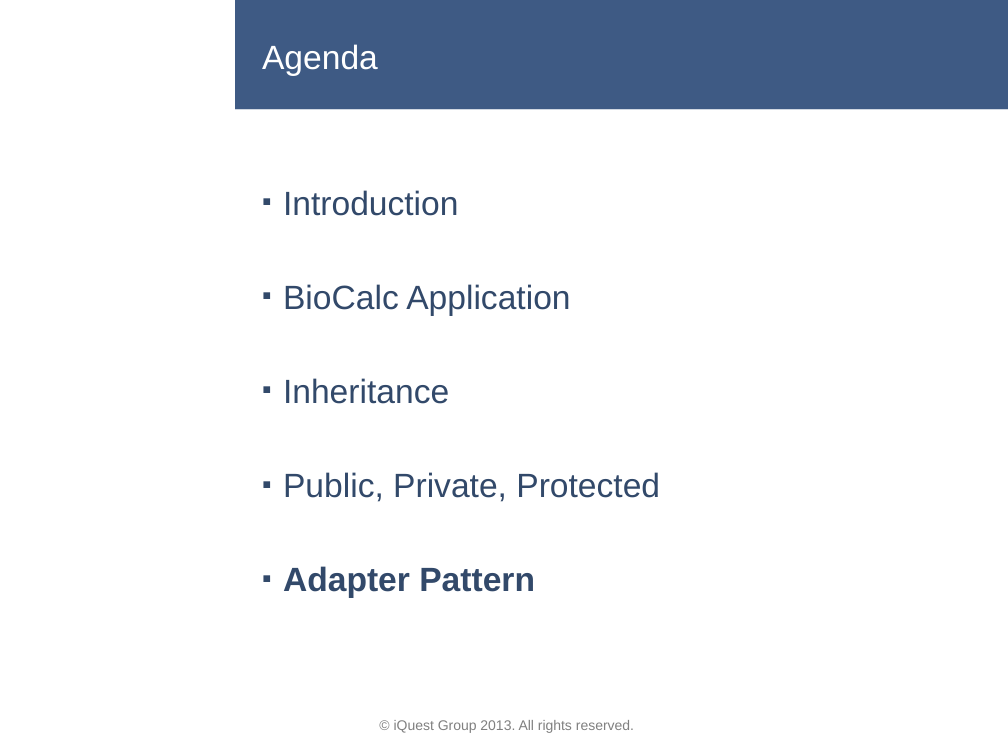
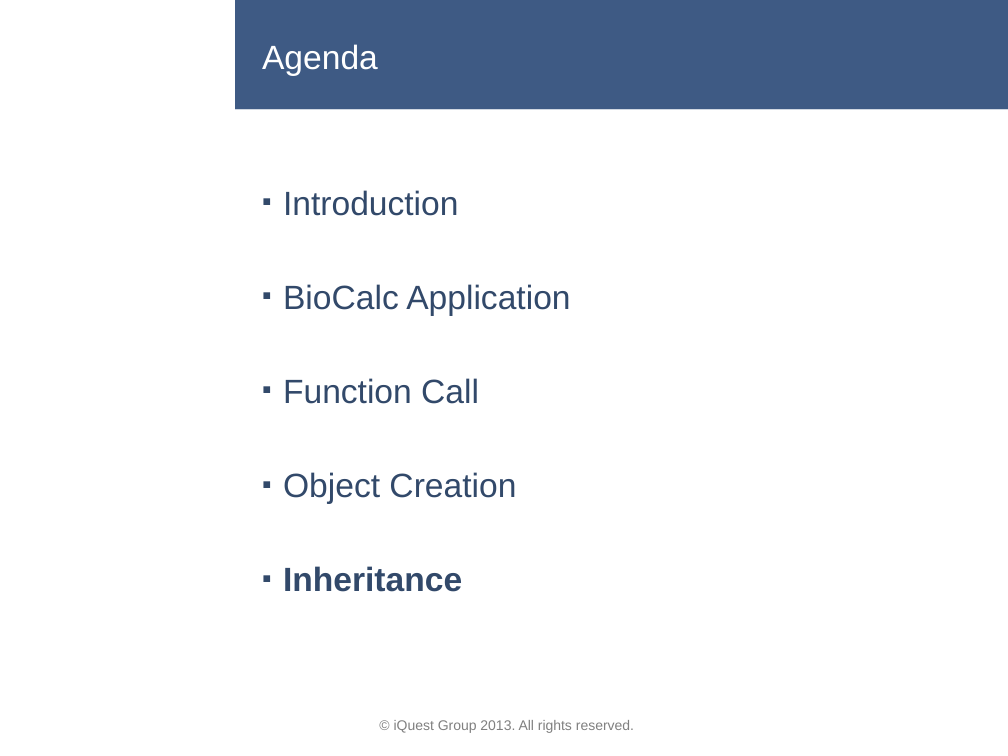
Before and after one commit to lastunicorn/BioCalcJs, a slide deck: slide 12 of doc/BioCalc Presentation.pptx (slide 26 before the commit). Drawn at 1008x756 pixels with LibreOffice and Linux fonts; fonts in the diff are those of the drawing; background and template pictures are left out. Boxes give left, top, right and bottom in pixels: in the first picture for what was removed or moved away, otherwise in the second. Text is boxed around its words. In the diff, an @@ line names an element or a change of style, - is before the commit and + after.

Commit message:
i reduced the presentation. i cut it after the inheritance. i also created a helper function that sets the prototype property and constructor on a function.

```diff
--- a/doc/BioCalc Presentation.pptx
+++ b/doc/BioCalc Presentation.pptx
@@ text at box(283, 378, 516, 504): paragraphs added @@
+▪ Function Call
+▪ Object Creation
@@ text at box(283, 472, 660, 598): paragraphs removed @@
-▪ Public, Private, Protected
-▪ Adapter Pattern
@@ text at box(283, 566, 462, 592): bold on in "Inheritance" @@
```
Also in this commit, not shown: 11 other slides changed, 2 slides added, 7 slides removed, 3 other files.
